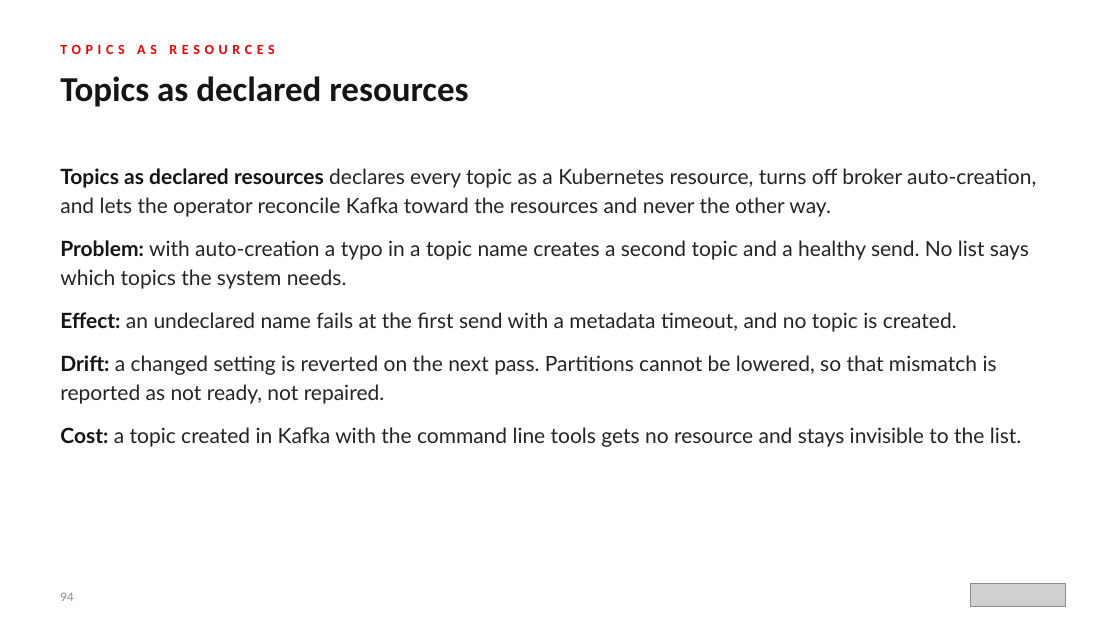
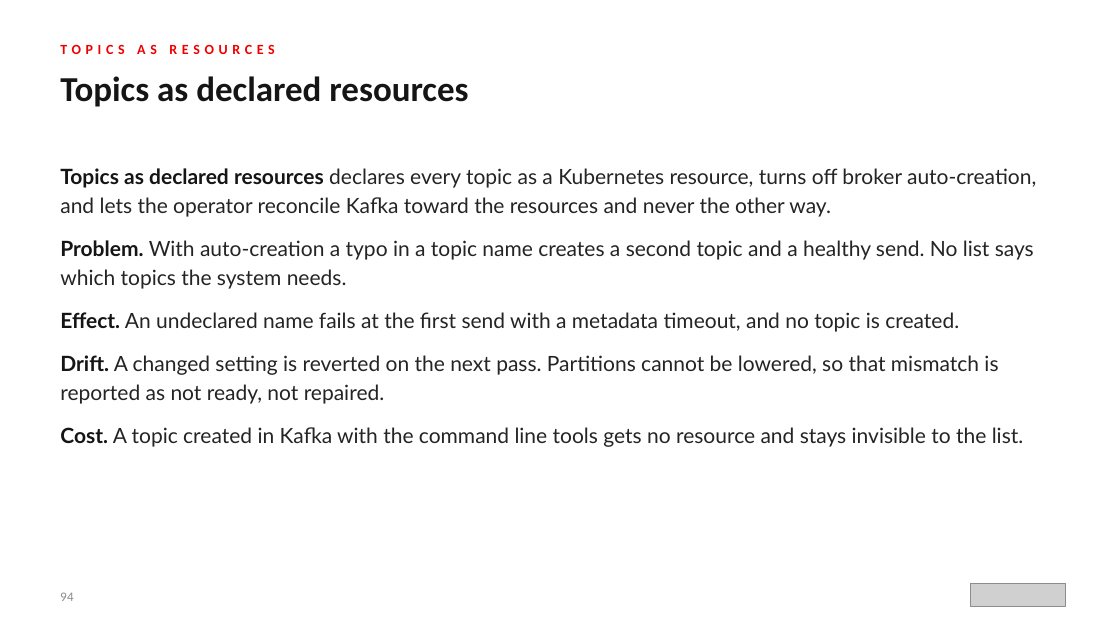
Before and after one commit to patterncatalyst/event-driven-patterns-with-quarkus-and-camel, a slide deck: slide 94 of lgtm-presentation/Event-Driven-Patterns-with-Quarkus-and-Camel.pptx. Drawn at 1120x630 pixels with LibreOffice and Linux fonts; fonts in the diff are those of the drawing; grey boxes stand for pictures. Boxes give left, top, right and bottom in pixels: in the first picture for what was removed or moved away, otherwise in the second. Text is boxed around its words. In the diff, an @@ line names an element or a change of style, - is before the commit and + after.

```diff
--- a/lgtm-presentation/Event-Driven-Patterns-with-Quarkus-and-Camel.pptx
+++ b/lgtm-presentation/Event-Driven-Patterns-with-Quarkus-and-Camel.pptx
@@ text at box(60, 240, 1034, 447): text changed @@
-● Problem: with auto-creation a typo in a topic name creates a second topic and a healthy send. No list says which topics the system needs.
-● Effect: an undeclared name fails at the first send with a metadata timeout, and no topic is created.
-● Drift: a changed setting is reverted on the next pass. Partitions cannot be lowered, so that mismatch is reported as not ready, not repaired.
-● Cost: a topic created in Kafka with the command line tools gets no resource and stays invisible to the list.
+● Problem. With auto-creation a typo in a topic name creates a second topic and a healthy send. No list says which topics the system needs.
+● Effect. An undeclared name fails at the first send with a metadata timeout, and no topic is created.
+● Drift. A changed setting is reverted on the next pass. Partitions cannot be lowered, so that mismatch is reported as not ready, not repaired.
+● Cost. A topic created in Kafka with the command line tools gets no resource and stays invisible to the list.
```
Also in this commit, not shown: 27 other slides changed, 22 other files.
